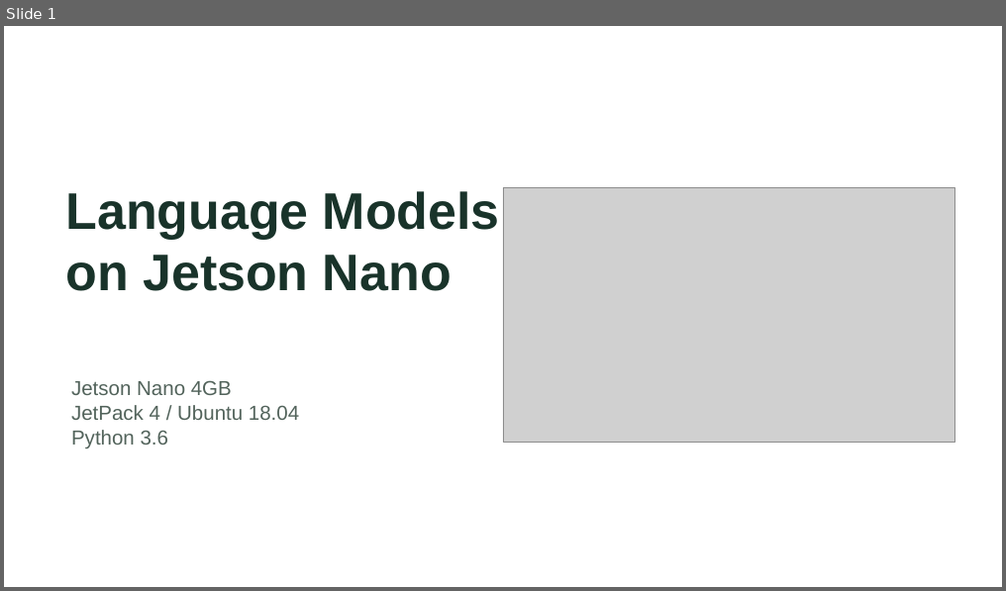
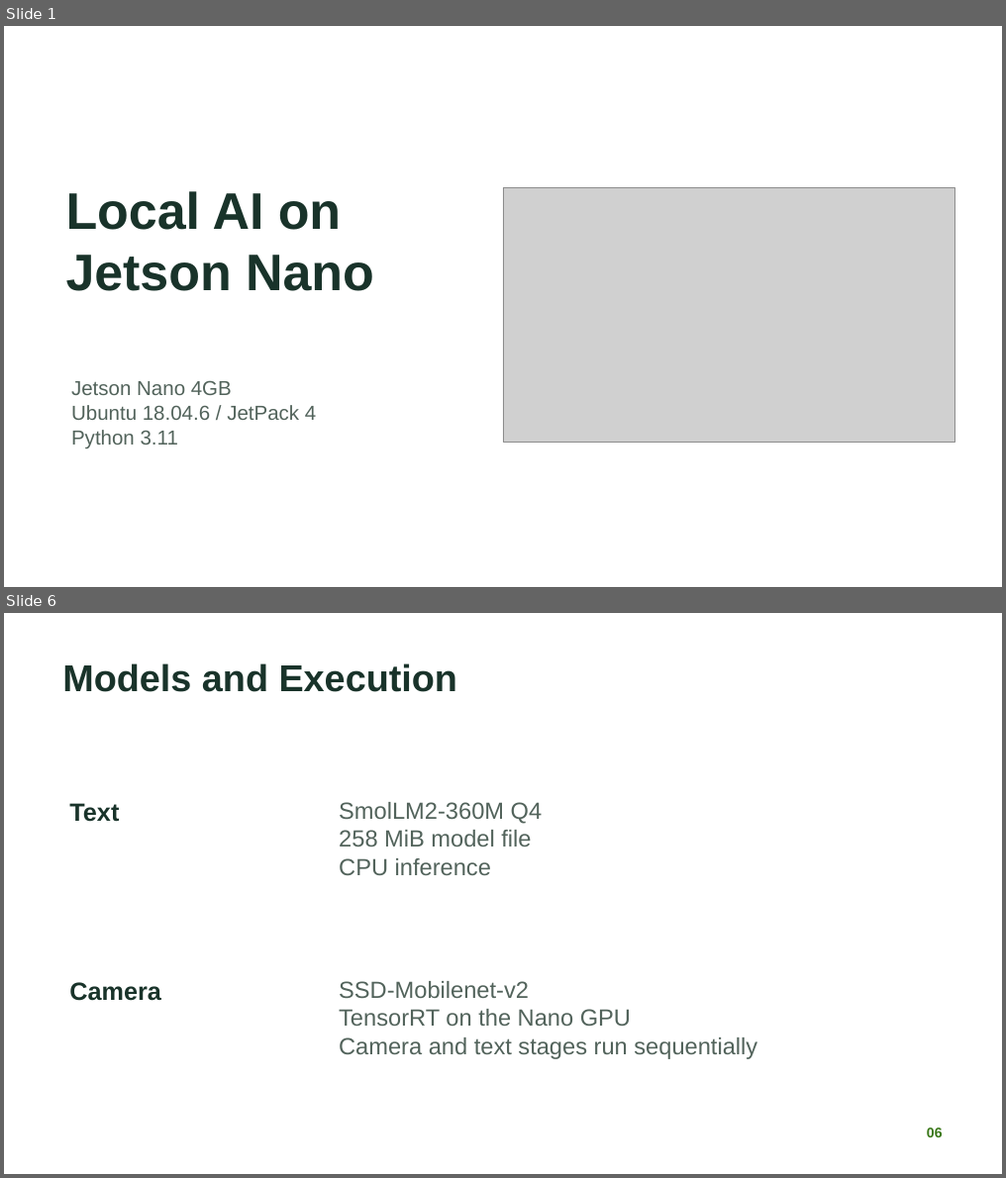
Before and after one commit to nileshsarkar-ai/JetsonNano-Demo, a slide deck: docs/Jetson_Nano_Local_AI_Experiments.pptx. Shown one above the other, each under a label of ours: slide 1 before the commit, slides 1 and 6 after it; the slides between them are not shown. The pictures are 1006x591 and 1006x1178 pixels, drawn with LibreOffice and Linux fonts; fonts in the diff are those of the drawing; grey boxes stand for pictures. Boxes give left, top, right and bottom in pixels: in the first picture for what was removed or moved away, otherwise in the second. Text is boxed around its words. In the diff, an @@ line names an element or a change of style, - is before the commit and + after.

```diff
--- a/docs/Jetson_Nano_Local_AI_Experiments.pptx
+++ b/docs/Jetson_Nano_Local_AI_Experiments.pptx
@@ slide 6 added at (4,613,1002,1174), background #FFFFFF @@
@@ text added at (62,663,457,692), 36 pt, text #19332A, bold @@
+Models and Execution
@@ text added at (69,803,119,822), 24 pt, text #19332A, bold @@
+Text
@@ text added at (339,802,543,875), 22.5 pt, text #52635B @@
+SmolLM2-360M Q4
+258 MiB model file
+CPU inference
@@ text added at (69,982,160,1001), 24 pt, text #19332A, bold @@
+Camera
@@ text added at (339,981,757,1059), 22.5 pt, text #52635B @@
+SSD-Mobilenet-v2
+TensorRT on the Nano GPU
+Camera and text stages run sequentially
@@ text added at (927,1128,943,1138), 13.5 pt, text #397718, bold @@
+06
@@ slide 1 changed as well @@
@@ text at (66,191,374,291): text changed @@
-Language Models
-on Jetson Nano
+Local AI on
+Jetson Nano
@@ text at (71,405,316,449): text changed @@
-JetPack 4 / Ubuntu 18.04
-Python 3.6
+Ubuntu 18.04.6 / JetPack 4
+Python 3.11
```
Also in this commit, not shown: 1 other slide changed, 4 other slides added, 8 slides removed, 7 other files.
